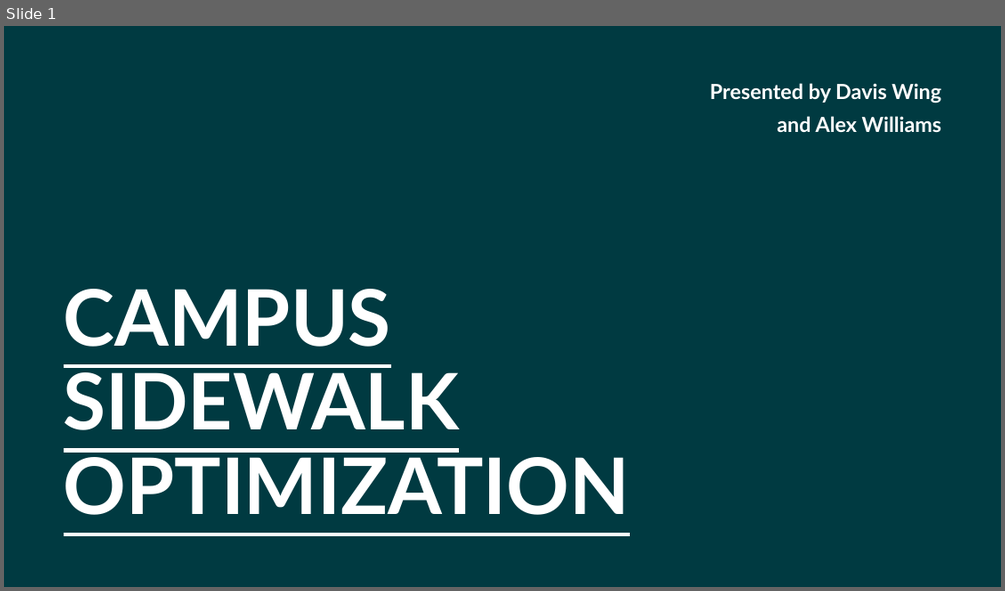
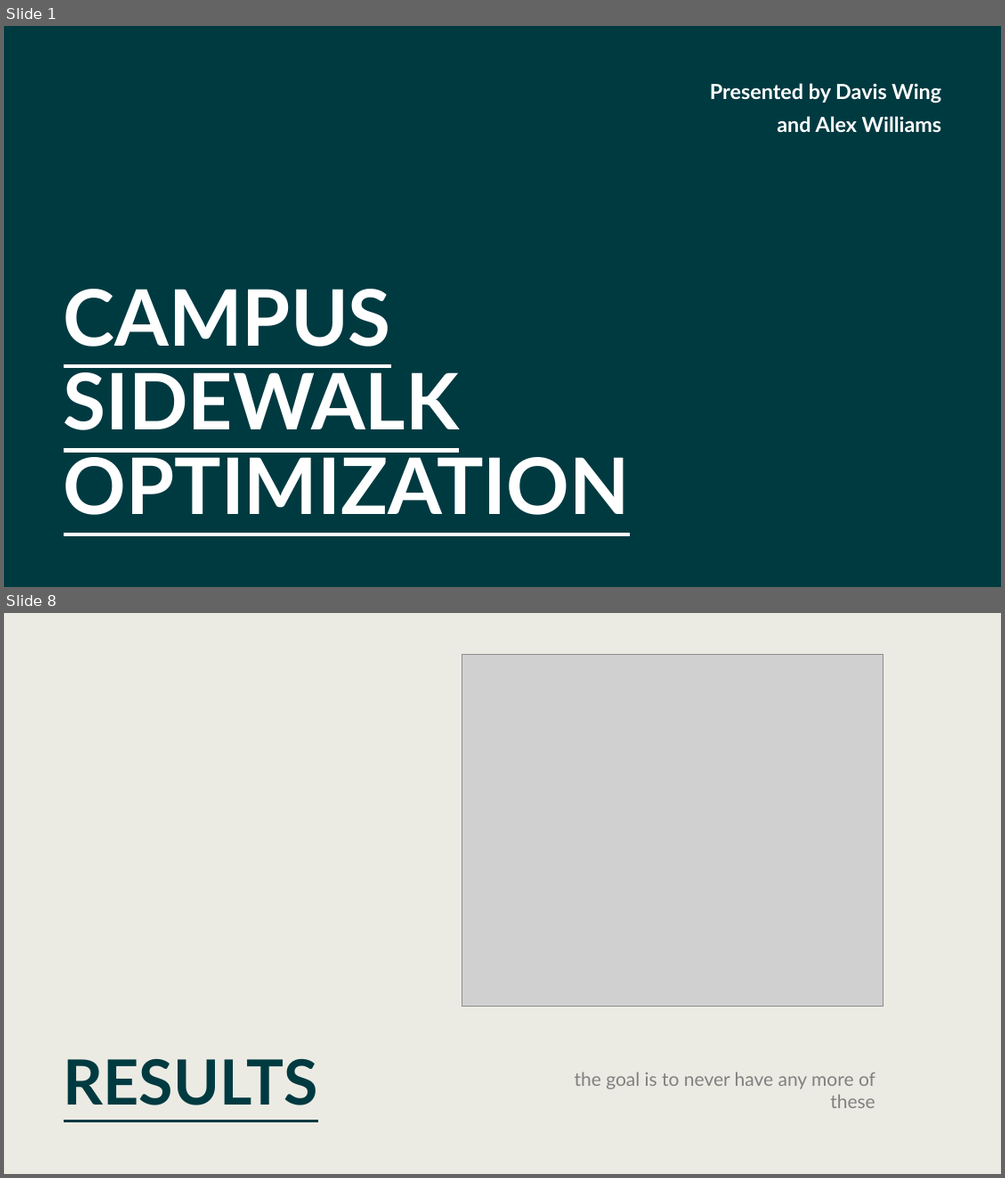
Before and after one commit to AleRicWil/OptProj2026, a slide deck: presentation.pptx. Shown one above the other, each under a label of ours: slide 1 before the commit, slides 1 and 8 after it; the slides between them are not shown. The pictures are 1005x591 and 1005x1178 pixels, drawn with LibreOffice and Linux fonts; fonts in the diff are those of the drawing; grey boxes stand for pictures. Boxes give left, top, right and bottom in pixels: in the first picture for what was removed or moved away, otherwise in the second. Text is boxed around its words. In the diff, an @@ line names an element or a change of style, - is before the commit and + after.

```diff
--- a/presentation.pptx
+++ b/presentation.pptx
@@ slide 8 added at box(4, 613, 1001, 1174), background #ECEBE3 @@
@@ picture added at box(461, 654, 882, 1006) @@
@@ title added at box(64, 1059, 318, 1105), 60 pt, text #003A41, bold, underline @@
+RESULTS
@@ text added at box(574, 1071, 875, 1089), 18 pt, text #808080 @@
+the goal is to never have any more of these
```
Also in this commit, not shown: 2 slides changed, 6 other slides added, 8 slides removed, 6 other files.
